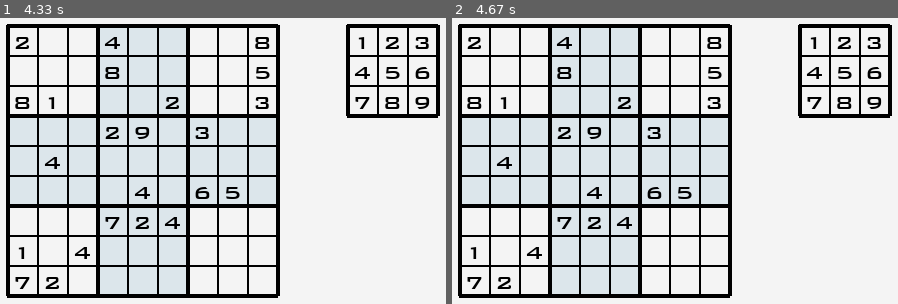
Above: before the commit, frames 1-2 (left to right).
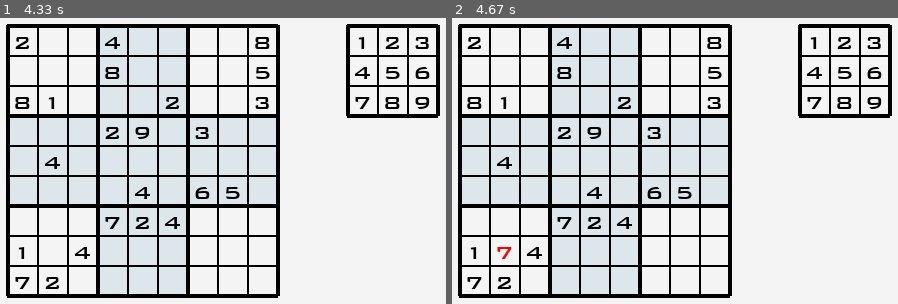
Above: after the commit, the same moments.

Repository: kitrol/sudoku
Game: pygame game, started from main.py
The game is run twice, just before and just after one commit, with the same random seed, the same clock (stepped at 60 frames per second) and the same inputs.
Inputs (mouse positions are in pixels of both pictures, inside the frame that each line leads up to):
- Up to frame 1 (4.33 s): press the mouse at (102, 166) at 0.37 s; move the mouse to (205, 209) at 0.47 s; release the mouse at (307, 255) at 0.6 s; click (57, 258) at 0.72 s; click (258, 32) at 1.05 s; click (outside the picture) at 1.38 s; click (370, 112) at 4.28 s
- Up to frame 2 (4.67 s): no input

Frame 1 is identical in both runs. In frame 2, less than 0.1% of the frame differs, in the area x 10-14%, y 80-85%.

Commit message:
able to input numbers

Diff:
--- /dev/null
+++ b/GameEventBroadcaster.py
@@ -0,0 +1,53 @@
+#!/usr/bin/python
+# -*- coding: UTF-8 -*-
+import numpy as np
+import os
+import sys
+import pygame as pg
+import platform
+import random
+import math
+
+GAME_EVENT = (
+	"GAME_EVENT_INPUT_NUM",
+	"GAME_EVENT_DEL_NUM",
+	)
+class BoundMessage:
+	def __init__(self,messageType,target,func):
+		self.messageType_ = messageType;
+		self.target_ = target;
+		self.func_ = func;
+
+
+class GameEventBroadcaster():
+	"""docstring for GameEventBroadcsater"""
+	Instance_ = None;
+	def __init__(self):
+		self.messageItems_ = [];
+		self.FailureMessageItems_ = [];
+	@classmethod
+	def getControler(cls):
+		if GameEventBroadcaster.Instance_ == None:
+			GameEventBroadcaster.Instance_ = GameEventBroadcaster();
+			return GameEventBroadcaster.Instance_;
+		else:
+			return GameEventBroadcaster.Instance_;
+	def removeFailureMessage(self):
+		for message in self.FailureMessageItems_[:]:
+			if message in self.messageItems_:
+				self.messageItems_.remove(message);
+		self.FailureMessageItems_ = [];
+	def envokeEvent(self,messageType,data):
+		for message in self.messageItems_:
+			if message.messageType_ == messageType:
+				try:
+					message.func_(data);
+				except Exception as e:
+					self.FailureMessageItems_.append(message);
+		self.removeFailureMessage();
+	def regeistMessage(self,message):
+		if message not in self.messageItems_:
+			self.messageItems_.append(message);
+	def unregistMessage(self,oldMessage):
+		if oldMessage in self.messageItems_:
+			self.messageItems_.remove(oldMessage);
--- /dev/null
+++ b/MouseEventDelegate.py
@@ -0,0 +1,126 @@
+#!/usr/bin/python
+# -*- coding: UTF-8 -*-
+import numpy as np
+import os
+import sys
+import pygame as pg
+import platform
+import random
+import math
+
+
+class MouseEventsDistributer():
+	"""docstring for MouseEventsDistributer"""
+	Instance_ = None;
+
+	def __init__(self):
+		self.delegateList_ = [];
+		self.FailureDelegates_ = [];
+	@classmethod
+	def getControler(cls):
+		if MouseEventsDistributer.Instance_ == None:
+			MouseEventsDistributer.Instance_ = MouseEventsDistributer();
+			return MouseEventsDistributer.Instance_;
+		else:
+			return MouseEventsDistributer.Instance_;
+	def removeFailureDelegates(self):
+		for failedDelegate in self.FailureDelegates_[:]:
+			if failedDelegate in self.delegateList_:
+				self.delegateList_.remove(failedDelegate);
+		self.FailureDelegates_ = [];
+
+	def regeistDelegate(self,delegate):
+		if delegate not in self.delegateList_:
+			self.delegateList_.append(delegate);
+	def unregistDelegate(self,oldDelegate):
+		if oldDelegate in self.delegateList_:
+			self.delegateList_.remove(oldDelegate);
+
+	def OnMouseClickStart(self,mouse,pressed_array):
+		for delegate in self.delegateList_:
+			if hasattr(delegate,"mouseClickStart"):
+				delegate.mouseClickStart(mouse,pressed_array);
+			else:
+				self.FailureDelegates_.append(delegate);
+
+	def OnMouseMove(self,mouse):
+		for delegate in self.delegateList_:
+			if hasattr(delegate,"onMouseMove"):
+				delegate.onMouseMove(mouse);
+			else:
+				self.FailureDelegates_.append(delegate);
+		self.removeFailureDelegates();
+
+	def OnMouseClickEnd(self,mouse):
+		for delegate in self.delegateList_:
+			if hasattr(delegate,"mouseClickEnd"):
+				delegate.mouseClickEnd(mouse);
+			else:
+				self.FailureDelegates_.append(delegate);
+		self.removeFailureDelegates();
+
+	def dealMouseEvents(self,event):
+		if event.type == pg.MOUSEBUTTONDOWN:
+			if sum(pg.mouse.get_pressed())>0:
+				self.OnMouseClickStart(pg.mouse,pg.mouse.get_pressed());
+		elif event.type == pg.MOUSEMOTION:
+			self.OnMouseMove(pg.mouse);
+		elif event.type == pg.MOUSEBUTTONUP:
+			self.OnMouseClickEnd(pg.mouse);
+		self.removeFailureDelegates();
+
+
+class MouseEventDelegate():
+	"""docstring for MouseEventDelegate"""
+	def __init__(self):
+		self.LEFT_CLICK = False;
+		self.MID_CLICK = False;
+		self.RIGHT_CLICK = False;
+		self.STARTPOS = None;
+	def mouseClickStart(self,mouse,pressed_array):
+		# print(pressed_array);
+		self.STARTPOS = mouse.get_pos();
+		# print("MouseEventDelegate::mouseClickStart"+str(mouse.get_pos()));
+		if pressed_array[0]:
+			self.LEFT_CLICK = True;
+			self.mouseLeftClickStart(mouse);
+		elif pressed_array[1]:
+			self.MID_CLICK = True;
+			self.mouseMidClickStart(mouse);
+		elif pressed_array[2]:
+			self.RIGHT_CLICK = True;
+			self.mouseRightClickStart(mouse);
+	# delegate onMouseMove
+	def onMouseMove(self,mouse):
+		pass;
+	def mouseClickEnd(self,mouse):
+		if self.STARTPOS == None:
+			return False;
+		endPos = mouse.get_pos();
+		if self.LEFT_CLICK:
+			self.mouseLeftClickEnd(mouse);
+		elif self.MID_CLICK:
+			self.mouseMidClickEnd(mouse);
+		else:
+			self.mouseRightClickEnd(mouse);
+		self.LEFT_CLICK = False;
+		self.MID_CLICK = False;
+		self.RIGHT_CLICK = False;
+
+		if math.sqrt((endPos[1]-self.STARTPOS[1])**2+(endPos[0]-self.STARTPOS[0])**2)> 20:
+			return False;
+		# print(mouse.get_pos());
+
+	# delegate for clickevent
+	def mouseLeftClickStart(self,mouse):
+		print("MouseEventDelegate::mouseLeftClickStart "+str(mouse.get_pos()));
+	def mouseMidClickStart(self,mouse):
+		print("MouseEventDelegate::mouseMidClickStart "+str(mouse.get_pos()));
+	def mouseRightClickStart(self,mouse):
+		print("MouseEventDelegate::mouseRightClickStart "+str(mouse.get_pos()));
+	def mouseLeftClickEnd(self,mouse):
+		print("MouseEventDelegate::mouseLeftClickEnd "+str(mouse.get_pos()));
+	def mouseMidClickEnd(self,mouse):
+		print("MouseEventDelegate::mouseMidClickEnd "+str(mouse.get_pos()));
+	def mouseRightClickEnd(self,mouse):
+		print("MouseEventDelegate::mouseRightClickEnd "+str(mouse.get_pos()));
--- a/NumberBoard.py
+++ b/NumberBoard.py
@@ -7,6 +7,12 @@
 import platform
 import random
 import math
+import MouseEventDelegate as MD
+import GameEventBroadcaster as GB
+
+BG_COLOR = (244,244,244,125);
+DARK_COLOR = (220,230,235,125);
+SELECT_COLOR = (200,200,200,125);
 
 def initFileNameInDir(dirName,fileName):
 	if platform.system() == 'Darwin':
@@ -15,10 +21,7 @@
 
 fontFile = None;
 
-class NumberBoard:
-	offset = 30;
-	start_X = 60;
-	start_Y = 60;
+class NumberBoard(MD.MouseEventDelegate):
 	hardness = ((41,50),(51,53),(54,58),(59,60));
 	normal_line_size = 2;
 	bold_line_size = 4;
@@ -26,12 +29,22 @@
 	worktDir_ = None;
 
 	def __init__(self, display, finalBoard, level,worktDir):
+		super(MD.MouseEventDelegate, self).__init__();
 		self.display_ = display;
 		self.finalBoard_ = finalBoard;
 		self.testBoard_ = np.array(finalBoard);
+		self.tryBoard_ = None;
 		self.level_ = level;
 		self.worktDir_ = worktDir;
-		emptyNumArray = self.createEmptyArray();
+		self.start_X = 0;
+		self.start_Y = 0;
+		self.offset = 0;
+		self.selected_coordinate = (-1,-1);
+		self.createEmptyArray();
+		mouseControler = MD.MouseEventsDistributer.getControler();
+		mouseControler.regeistDelegate(self);
+		broadcaster = GB.GameEventBroadcaster.getControler();
+		broadcaster.regeistMessage(GB.BoundMessage("GAME_EVENT_INPUT_NUM",self,self.onUpdateNum));
 
 	def createEmptyArray(self):
 		hardNessLevel = NumberBoard.hardness[self.level_];
@@ -54,23 +67,24 @@
 			for index in range(0,9):
 				if index not in indexArray:
 					lineArray[index] = 0;
+		self.tryBoard_ = np.array(self.testBoard_);
 		return emptyNumArray;
 
 	def drawBoard(self,start_X,start_Y,offset):
 		display = self.display_;
-		# offset = NumberBoard.offset;
 		BLACK = NumberBoard.BLACK;
 		normal_line_size = NumberBoard.normal_line_size;
 		bold_line_size = NumberBoard.bold_line_size;
-		# start_X = NumberBoard.start_X;
-		# start_Y = NumberBoard.start_Y;
+		self.start_X = start_X;
+		self.start_Y = start_Y;
+		self.offset = offset;
 		global fontFile;
 		fontFile = initFileNameInDir(initFileNameInDir(self.worktDir_,"fonts"),"Bank Gothic Medium BT.TTF");
 
 		for column in range(4,7):
-			color = (220,230,235,125);
-			display.fill(color,(start_X, start_Y+(column-1)*offset,offset*9,offset));
-			display.fill(color,(start_X+(column-1)*offset, start_Y,offset,offset*9));
+			global DARK_COLOR;
+			display.fill(DARK_COLOR,(start_X, start_Y+(column-1)*offset,offset*9,offset));
+			display.fill(DARK_COLOR,(start_X+(column-1)*offset, start_Y,offset,offset*9));
 
 		for column in range(1,11):
 			lineSize = normal_line_size;
@@ -88,21 +102,89 @@
 					textRectObj = textSurfaceObj.get_rect();
 					textRectObj.center = (start_X+column*offset+offset/2, start_Y+line*offset+offset/2+2);
 					display.blit(textSurfaceObj,textRectObj);
-
-
-
-class SideBoard():
+	# delegate got from parent MouseEventDelegate
+	def onSelectTile(self,line,column):
+		global DARK_COLOR;
+		display = self.display_;
+		# for column_1 in range(4,7):
+		# 	display.fill(DARK_COLOR,(self.start_X, self.start_Y+(column_1-1)*self.offset,self.offset*9,self.offset));
+		# 	display.fill(DARK_COLOR,(self.start_X+(column_1-1)*self.offset, self.start_Y,self.offset,self.offset*9));
+
+		# display.fill(SELECT_COLOR,(self.start_X, self.start_Y+line*self.offset,self.offset*9,self.offset));
+		# display.fill(SELECT_COLOR,(self.start_X+column*self.offset, self.start_Y,self.offset,self.offset*9));
+		if self.testBoard_[line][column]:
+			return False;
+		if self.testBoard_[line][column]==0:
+			self.selected_coordinate = (line,column);
+			print("onSelectTile  "+str(self.selected_coordinate));
+
+	def onUpdateNum(self,data):
+		print("NumberBoard::onUpdateNum "+str(data));
+		if self.selected_coordinate == (-1,-1):
+			return;
+		line = self.selected_coordinate[0];
+		column = self.selected_coordinate[1];
+		if self.testBoard_[line][column]:
+
+			self.selected_coordinate == (-1,-1);
+			return;
+		else:
+			self.tryBoard_[line][column] = int(data);
+			global fontFile;
+			start_X = self.start_X;
+			start_Y = self.start_Y;
+			offset = self.offset;
+			fontObj = pg.font.Font(fontFile, 24);
+			textSurfaceObj = fontObj.render(str(data), True, (255,0,0));
+			textRectObj = textSurfaceObj.get_rect();
+			textRectObj.center = (start_X+column*offset+offset/2, start_Y+line*offset+offset/2+2);
+			self.display_.blit(textSurfaceObj,textRectObj);
+
+
+	def mouseLeftClickStart(self,mouse):
+		pass;
+	def mouseMidClickStart(self,mouse):
+		pass;
+	def mouseRightClickStart(self,mouse):
+		pass;
+	def mouseMidClickEnd(self,mouse):
+		pass;
+	def mouseRightClickEnd(self,mouse):
+		pass;
+
+	def mouseLeftClickEnd(self,mouse):
+		endPos = mouse.get_pos();
+		if math.sqrt((endPos[1]-self.STARTPOS[1])**2+(endPos[0]-self.STARTPOS[0])**2)> 20:
+			return False;
+		elif (self.STARTPOS[0]-self.start_X)>self.offset*9 or (self.STARTPOS[0]-self.start_X)<=0 or (self.STARTPOS[1]-self.start_Y)>self.offset*9 or (self.STARTPOS[1]-self.start_Y)<=0:
+			return False;
+
+		column = math.floor((self.STARTPOS[0]-self.start_X)/self.offset);
+		line = math.floor((self.STARTPOS[1]-self.start_Y)/self.offset);
+		self.onSelectTile(line,column);
+
+
+class SideBoard(MD.MouseEventDelegate):
 	normal_line_size =2;
 	bold_line_size = 4;
 	BLACK = (0,0,0);
 	worktDir_ = None;
 	def __init__(self, display,worktDir):
+		super(MD.MouseEventDelegate, self).__init__();
 		self.display_ = display;
 		self.worktDir_ = worktDir;
+		self.start_X = 0;
+		self.start_Y = 0;
+		self.offset = 0;
+		mouseControler = MD.MouseEventsDistributer.getControler();
+		mouseControler.regeistDelegate(self);
 
 	def drwaSideBoard(self,start_X,start_Y,offset):
 		global fontFile;
 		BLACK = self.BLACK;
+		self.start_X = start_X;
+		self.start_Y = start_Y;
+		self.offset = offset;
 		display = self.display_;
 		for column in range(1,5):
 			lineSize = SideBoard.normal_line_size;
@@ -119,3 +201,26 @@
 					textRectObj = textSurfaceObj.get_rect();
 					textRectObj.center = (start_X+column*offset+offset/2, start_Y+line*offset+offset/2+2);
 					display.blit(textSurfaceObj,textRectObj);
+	def mouseLeftClickStart(self,mouse):
+		pass;
+	def mouseMidClickStart(self,mouse):
+		pass;
+	def mouseRightClickStart(self,mouse):
+		pass;
+	def mouseMidClickEnd(self,mouse):
+		pass;
+	def mouseRightClickEnd(self,mouse):
+		pass;
+	def mouseLeftClickEnd(self,mouse):
+		endPos = mouse.get_pos();
+		if math.sqrt((endPos[1]-self.STARTPOS[1])**2+(endPos[0]-self.STARTPOS[0])**2)> 20:
+			return False;
+		elif (self.STARTPOS[0]-self.start_X)>self.offset*3 or (self.STARTPOS[0]-self.start_X)<=0 or (self.STARTPOS[1]-self.start_Y)>self.offset*3 or (self.STARTPOS[1]-self.start_Y)<=0:
+			return False;
+
+		column = math.floor((self.STARTPOS[0]-self.start_X)/self.offset);
+		line = math.floor((self.STARTPOS[1]-self.start_Y)/self.offset);
+		num = (line*3+column+1);
+
+		broadcaster = GB.GameEventBroadcaster.getControler();
+		broadcaster.envokeEvent("GAME_EVENT_INPUT_NUM",num);
--- a/main.py
+++ b/main.py
@@ -9,57 +9,10 @@
 import random
 import math
 import NumberBoard;
+import MouseEventDelegate as MD
 
 LEFT_CLICK = False;
 STARTPOS = None;
-
-def initFileNameInDir(dirName,fileName):
-	if platform.system() == 'Darwin':
-		return dirName+"/"+fileName;
-	return dirName+"\\"+fileName;
-
-def initTestBoard(testBoard,hardNessLevel):
-	hardNess = random.randint(hardNessLevel[0]-1,hardNessLevel[1]+1);
-	emptyNumArray = [0,0,0,0,0,0,0,0,0];
-	each = math.ceil(hardNess/9);
-	for x in range(0,9):
-		emptyNumArray[x] = random.randint(each-2,each+2);
-	while sum(emptyNumArray)<hardNessLevel[0]:
-		index = emptyNumArray.index(min(emptyNumArray));
-		emptyNumArray[index] += random.randint(1,2);
-
-	while sum(emptyNumArray)>hardNessLevel[1]:
-		index = emptyNumArray.index(max(emptyNumArray));
-		emptyNumArray[index] -= random.randint(1,2);
-	return emptyNumArray;
-
-def mouseClickStart(mouse,pressed_array):
-	offset = 30;
-	start_X = 60;
-	start_Y = 60;
-	global LEFT_CLICK;
-	global STARTPOS;
-	print(pressed_array);
-	if pressed_array[0]:
-		LEFT_CLICK = True;
-		STARTPOS = mouse.get_pos();
-		print('Pressed LEFT Button!');
-	elif pressed_array[1]:
-		pass;
-	elif pressed_array[2]:
-		pass;
-	print(mouse.get_pos());
-
-def mouseClickEnd(mouse):
-	global LEFT_CLICK;
-	LEFT_CLICK = False;
-	if STARTPOS == None:
-		return False;
-	endPos = mouse.get_pos();
-	if math.sqrt((endPos[1]-STARTPOS[1])**2+(endPos[0]-STARTPOS[0])**2)> 20:
-		return False;
-
-	print(mouse.get_pos());
 
 def main(argv):
 	finalBoard = sudoku.initFinalBoard();
@@ -72,10 +25,13 @@
 	pg.display.set_caption("Sudoku Challange");
 	display.fill((244,244,244,125));
 	fpsClock = pg.time.Clock();
+	mouseControler = MD.MouseEventsDistributer.getControler();
 
 	################ draw board
 	board = NumberBoard.NumberBoard(display,finalBoard,2,worktDir_);
 	board.drawBoard(60,60,30);
+	mouseControler.regeistDelegate(board);
+	# print(hasattr(board,"drawBoard"));
 	sideBoard = NumberBoard.SideBoard(display,worktDir_);
 	sideBoard.drwaSideBoard(400,60,30);
     ##############
@@ -89,11 +45,8 @@
 			if event.type == pg.QUIT:
 				pg.quit();
 				sys.exit();
-			elif event.type == pg.MOUSEBUTTONDOWN:
-				if sum(pg.mouse.get_pressed())>0:
-					mouseClickStart(pg.mouse,pg.mouse.get_pressed());
-			elif event.type == pg.MOUSEBUTTONUP:
-				mouseClickEnd(pg.mouse);
+			elif (event.type == pg.MOUSEBUTTONDOWN) or (event.type == pg.MOUSEMOTION) or (event.type == pg.MOUSEBUTTONUP):
+				mouseControler.dealMouseEvents(event);
 		pg.display.update();
 		fpsClock.tick(60);
 
